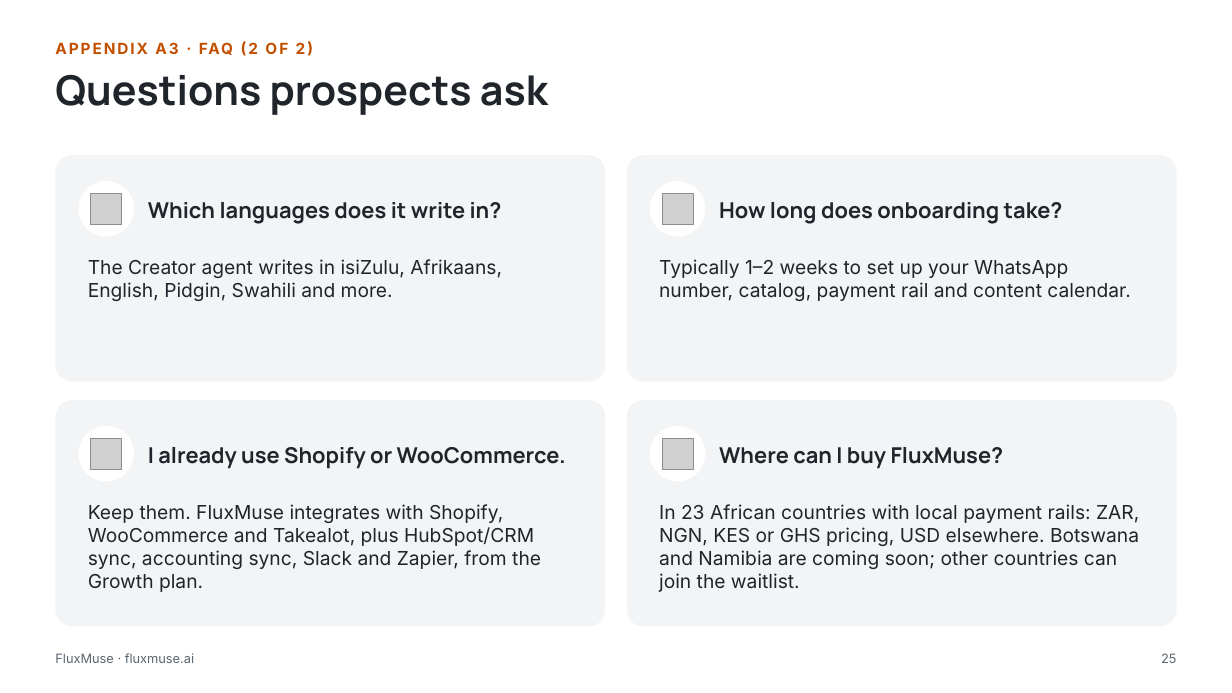
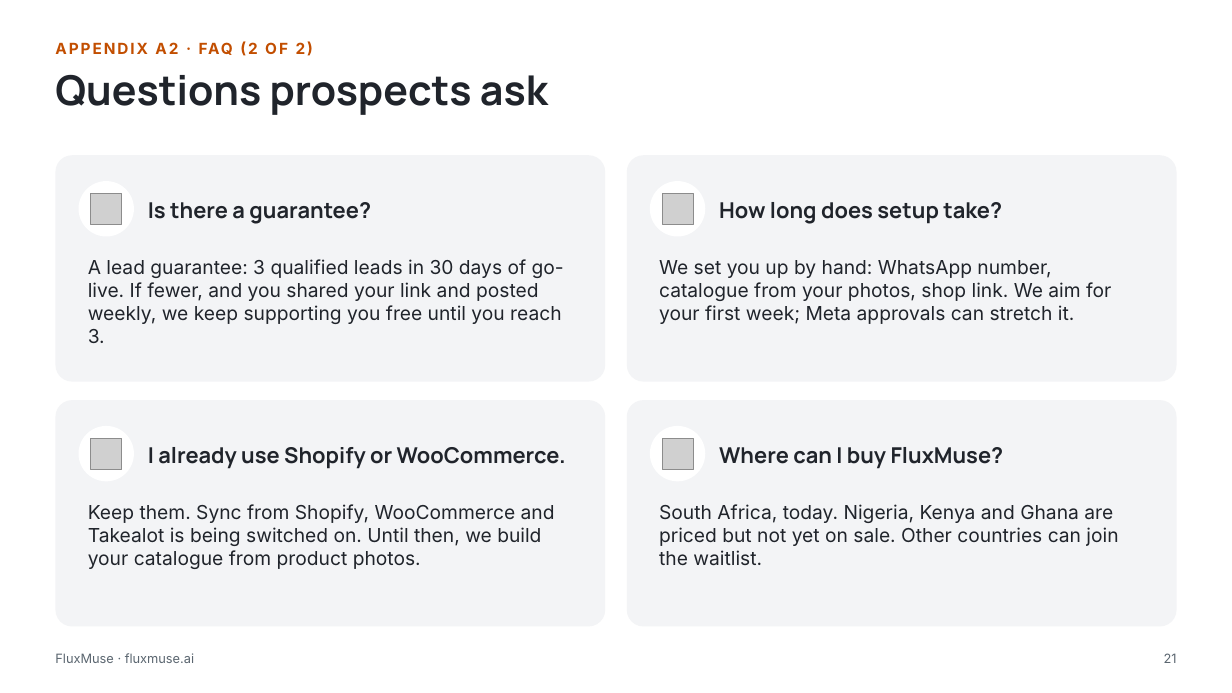
Before and after one commit to embizo/fluxmuse, a slide deck: slide 21 of docs/go-to-market/02_Brand_Pitch_Deck/FluxMuse_Pitch_SMEs.pptx (slide 25 before the commit). Drawn at 1232x693 pixels with LibreOffice and Linux fonts; fonts in the diff are those of the drawing; grey boxes stand for pictures. Boxes give left, top, right and bottom in pixels: in the first picture for what was removed or moved away, otherwise in the second. Text is boxed around its words. In the diff, an @@ line names an element or a change of style, - is before the commit and + after.

```diff
--- a/docs/go-to-market/02_Brand_Pitch_Deck/FluxMuse_Pitch_SMEs.pptx
+++ b/docs/go-to-market/02_Brand_Pitch_Deck/FluxMuse_Pitch_SMEs.pptx
@@ text at [148, 202, 371, 224]: text changed @@
-Which languages does it write in?
+Is there a guarantee?
@@ text at [719, 202, 1002, 224]: text changed @@
-How long does onboarding take?
+How long does setup take?
@@ text at [88, 259, 564, 343]: text changed @@
-The Creator agent writes in isiZulu, Afrikaans, English, Pidgin, Swahili and more.
+A lead guarantee: 3 qualified leads in 30 days of go-live. If fewer, and you shared your link and posted weekly, we keep supporting you free until you reach 3.
@@ text at [659, 260, 1111, 324]: text changed @@
-Typically 1–2 weeks to set up your WhatsApp number, catalog, payment rail and content calendar.
+We set you up by hand: WhatsApp number, catalogue from your photos, shop link. We aim for your first week; Meta approvals can stretch it.
@@ text at [88, 504, 555, 569]: text changed @@
-Keep them. FluxMuse integrates with Shopify, WooCommerce and Takealot, plus HubSpot/CRM sync, accounting sync, Slack and Zapier, from the Growth plan.
+Keep them. Sync from Shopify, WooCommerce and Takealot is being switched on. Until then, we build your catalogue from product photos.
@@ text at [659, 504, 1118, 566]: text changed @@
-In 23 African countries with local payment rails: ZAR, NGN, KES or GHS pricing, USD elsewhere. Botswana and Namibia are coming soon; other countries can join the waitlist.
+South Africa, today. Nigeria, Kenya and Ghana are priced but not yet on sale. Other countries can join the waitlist.
@@ page number at [1164, 653, 1177, 663]: text changed @@
-25
+21
```
Also in this commit, not shown: 13 other slides changed, 6 slides added, 10 slides removed, 8 other files.
